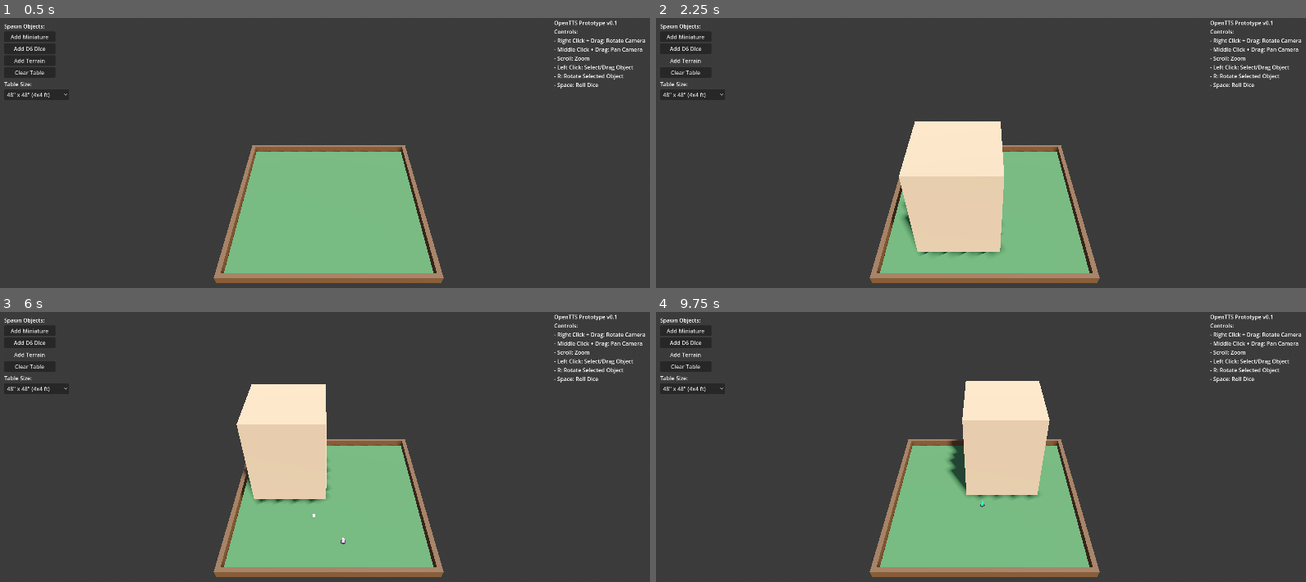
Above: before the commit, frames 1-4 (two rows, left to right).
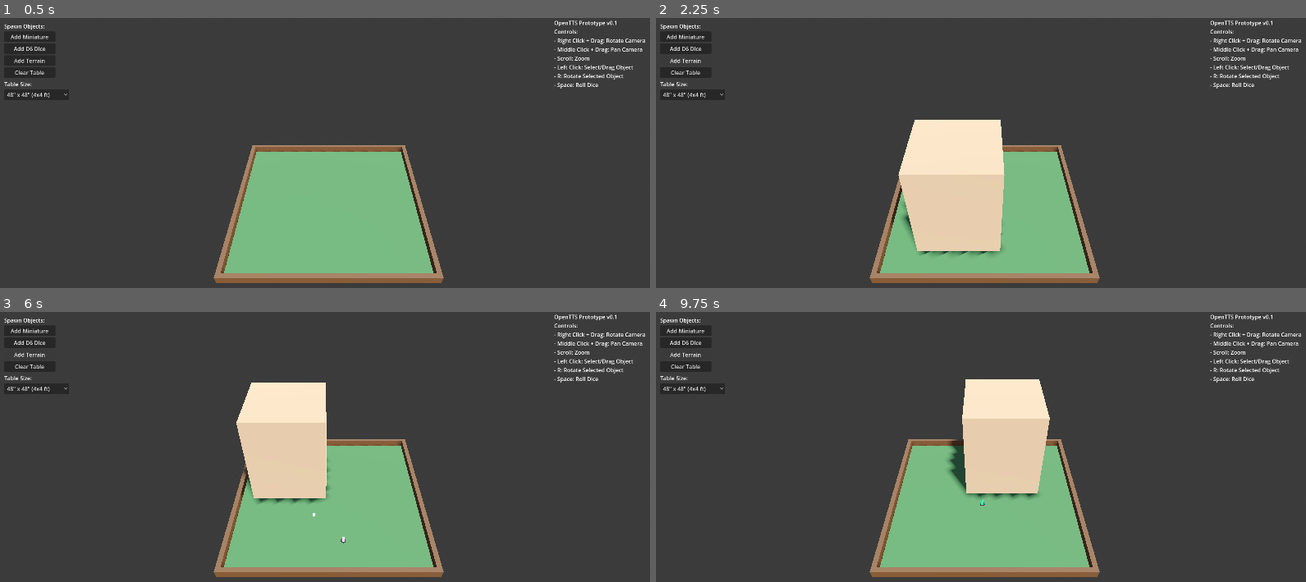
Above: after the commit, the same moments.

Repository: DutchMaxwell/Niemandsland
Game: Godot game, scene res://scenes/main.tscn
Two runs of this game, one before a commit and one after it. Both use one fixed random seed, a clock stepped at 60 frames per second and the inputs below.
Inputs:
- Up to frame 1 (0.5 s): no input
- Up to frame 2 (2.25 s): click "Add Miniature" at 0.5 s; click "Add D6 Dice" at 1.25 s; click "Add Terrain" at 2 s
- Up to frame 3 (6 s): click "Clear Table" at 2.75 s; click "48' x 48' (4x4 ft)" at 3.5 s; click "Add Miniature" at 4.25 s; click "Add D6 Dice" at 5 s; click "Add Terrain" at 5.75 s
- Up to frame 4 (9.75 s): click "Clear Table" at 6.5 s; click "48' x 48' (4x4 ft)" at 7.25 s; click "Add Miniature" at 8 s; click "Add D6 Dice" at 8.75 s; click "Add Terrain" at 9.5 s

Frame 1 is identical in both runs. In frame 2, 0.2% of the frame differs, in the area x 37-54%, y 37-87%; in frame 3, 0.2%; in frame 4, 0.2%.

Commit message:
Fix dice jitter with higher table collision and auto-stabilization
Based on debug logs showing dice settling at y=0.005-0.009:
- Raise table collision top from y=0.01 to y=0.018
- Add auto-stabilization: force dice to sleep when nearly settled
- Adjust spawn height and jitter detection thresholds
- Lift dice to y=0.10 when rolling for proper physics

Diff:
--- a/scripts/main.gd
+++ b/scripts/main.gd
@@ -88,7 +88,7 @@
 	var margin = 0.15  # Stay away from edges
 	var x = randf_range(-size_meters.x / 2 + margin, size_meters.x / 2 - margin)
 	var z = randf_range(-size_meters.y / 2 + margin, size_meters.y / 2 - margin)
-	return Vector3(x, 0.02, z)  # Just above table surface (top at y=0.01)
+	return Vector3(x, 0.03, z)  # Just above table surface (top at y=0.018)
 
 
 ## Handle table size preset selection
--- a/scripts/object_manager.gd
+++ b/scripts/object_manager.gd
@@ -87,8 +87,10 @@
 		# Detect jittering: low but non-zero velocity with dice near table
 		var is_jittering = false
 		var jitter_reason = ""
-
-		if pos.y < 0.02 and pos.y > 0.005:  # Near table surface
+		var was_stabilized = false
+
+		# Expected rest height: table top (0.018) + dice half (0.008) = ~0.026
+		if pos.y < 0.035 and pos.y > 0.015:  # Near table surface
 			if lin_speed > 0.001 and lin_speed < 0.1 and not is_sleeping:
 				is_jittering = true
 				jitter_reason = "LOW_LINEAR_VEL"
@@ -96,15 +98,25 @@
 				is_jittering = true
 				jitter_reason = "LOW_ANGULAR_VEL"
 
-		if pos.y < 0.008:  # Below expected rest height (8mm)
+			# Auto-stabilize: force sleep if nearly settled
+			if lin_speed < 0.05 and ang_speed < 3.0 and not is_sleeping:
+				dice.linear_velocity = Vector3.ZERO
+				dice.angular_velocity = Vector3.ZERO
+				dice.sleeping = true
+				is_jittering = false
+				was_stabilized = true
+
+		if pos.y < 0.018:  # Below expected rest height (18mm table top)
 			is_jittering = true
-			jitter_reason = "BELOW_TABLE_Y<8mm"
+			jitter_reason = "BELOW_TABLE_Y<18mm"
 
 		if is_jittering:
 			any_jittering = true
 
 		var status = "OK"
-		if is_sleeping:
+		if was_stabilized:
+			status = "STABILIZED"
+		elif is_sleeping:
 			status = "SLEEP"
 		elif is_frozen:
 			status = "FROZEN"
@@ -614,8 +626,8 @@
 	for dice in _dice_list:
 		if is_instance_valid(dice):
 			var old_pos = dice.global_position
-			# Lift dice above table (table top is at y=0.01)
-			dice.global_position.y = 0.08  # 8cm above table surface
+			# Lift dice above table (table top is at y=0.018)
+			dice.global_position.y = 0.10  # 10cm above ground
 
 			# Unfreeze and apply velocities
 			dice.freeze = false
--- a/scripts/table.gd
+++ b/scripts/table.gd
@@ -55,12 +55,13 @@
 	material.metallic = 0.0
 	mesh_instance.material_override = material
 
-	# Create collision shape - ROBUST: top at y=0.01 (1cm above visual)
-	# This ensures objects definitely rest on the table
+	# Create collision shape - top at y=0.018 (18mm above visual)
+	# This accounts for physics engine penetration depth
+	# Dice (16mm) will rest with center at ~y=0.026
 	var box_shape = BoxShape3D.new()
 	box_shape.size = Vector3(size_meters.x, 0.2, size_meters.y)  # 20cm thick
 	collision_shape.shape = box_shape
-	collision_shape.position = Vector3(0, -0.09, 0)  # Top at y=0.01
+	collision_shape.position = Vector3(0, -0.082, 0)  # Top at y=0.018
 
 	# Add table edge/border
 	_create_table_border(size_meters)
